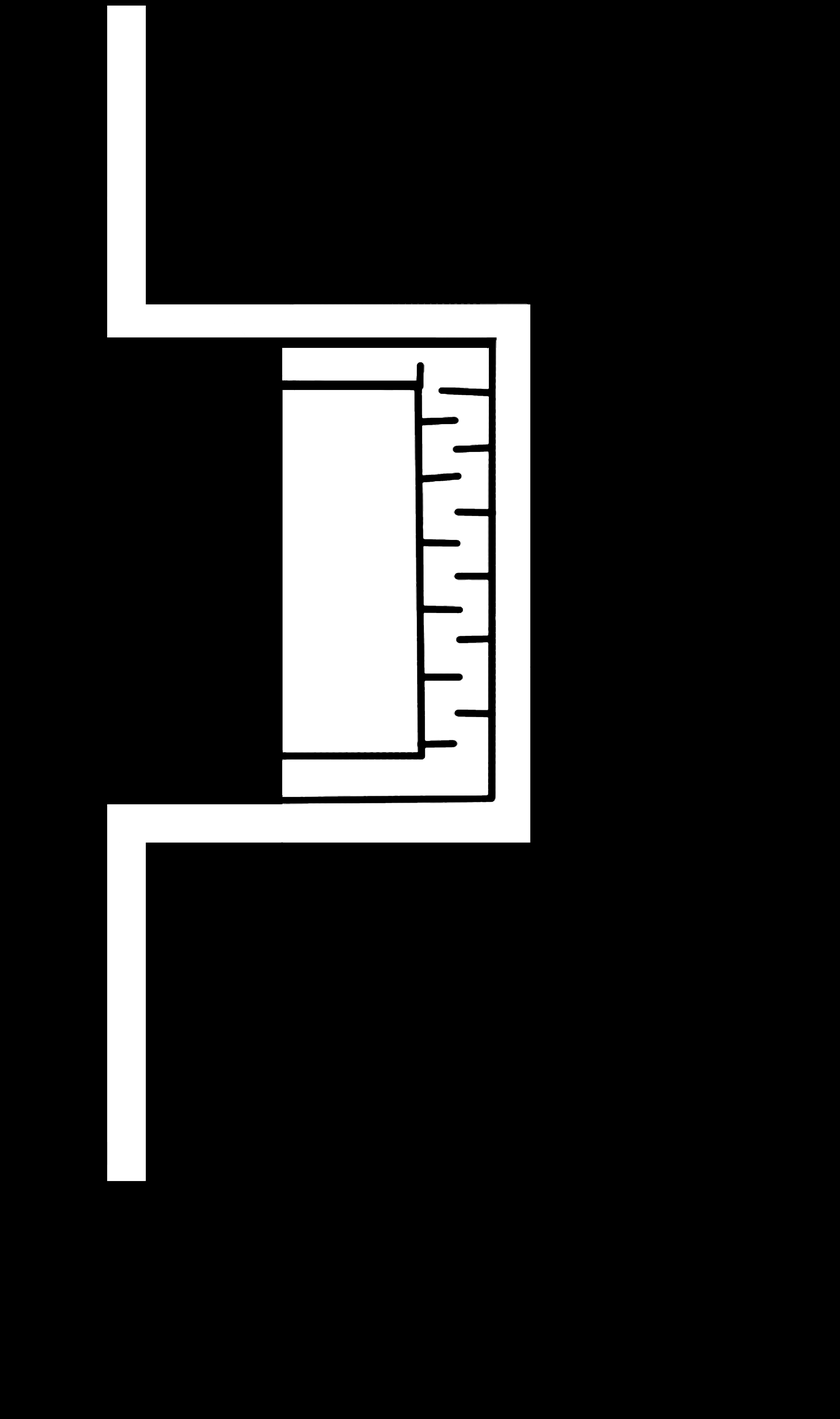
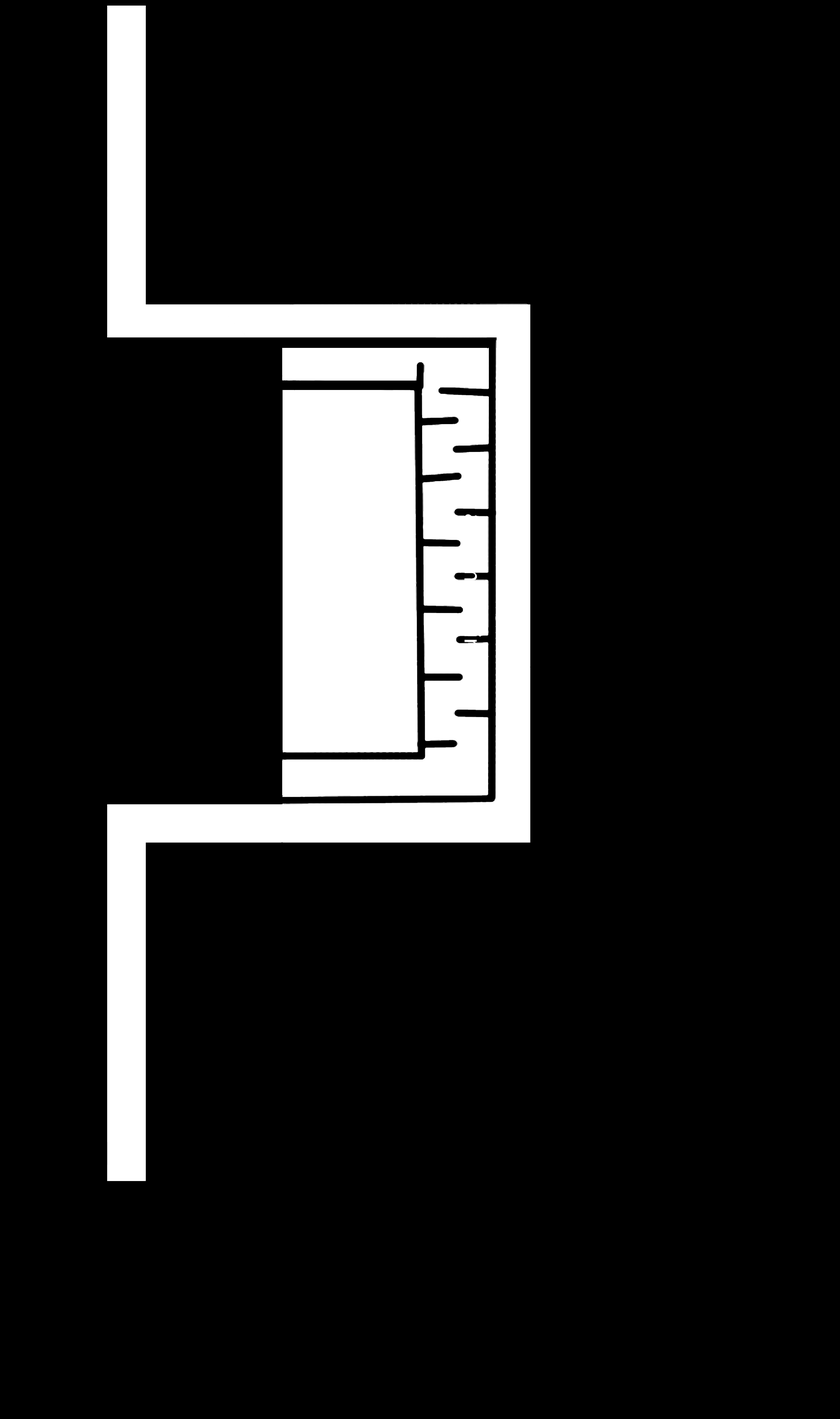
Layered file, before and after one edit (840x1419). Changes by layer:
added layer "or accomplishing" above "Is pleasure about finishing" over <box>464,514,482,644</box>
